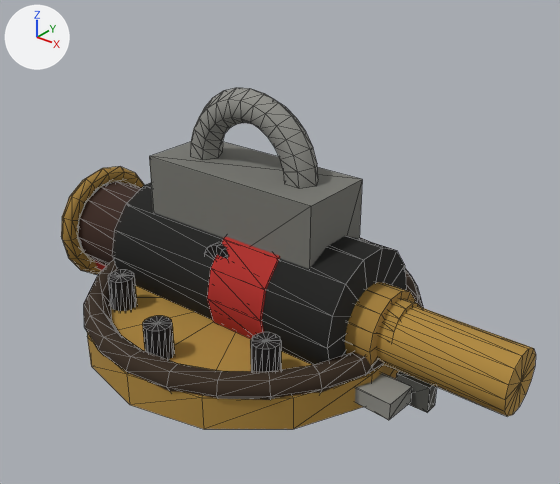
A saved change to the glTF model assets/models/items.glb.
One viewpoint serves both versions: a camera (50 mm lens) standing at (0.689, -0.797, 0.661) and looking at (0.013, 0.048, 0.137). The axes (+X, +Y, +Z) are drawn at upper left. The lights are the same throughout. The older version comes first. Mesh edges are drawn as thin lines.

Before the edit, the objects in view are built like this:
```python
me_mesh_0 = bpy.data.meshes.new('Mesh_0')
me_mesh_0.from_pydata(...)  # 224 vertices, 428 faces; spans x -0.353..0.43, y -0.1..0.1, z -0.01..0.19
me_mesh_0.materials.append(mat_material_0)
me_mesh_1 = bpy.data.meshes.new('Mesh_1')
me_mesh_1.from_pydata(...)  # 84 vertices, 148 faces; spans x -0.34..0.325, y -0.083..0.083, z -0.009..0.089
me_mesh_1.materials.append(mat_material_0)
me_mesh_2 = bpy.data.meshes.new('Mesh_2')
me_mesh_2.from_pydata(...)  # 105 vertices, 192 faces; spans x -0.21..0.27, y -0.103..0.103, z 0.0..0.215
me_mesh_2.materials.append(mat_material_0)
me_mesh_4 = bpy.data.meshes.new('Mesh_4')
me_mesh_4.from_pydata(...)  # 459 vertices, 848 faces; spans x -0.26..0.26, y -0.26..0.26, z 0.005..0.125
me_mesh_4.materials.append(mat_material_0)
ob_charge = bpy.data.objects.new('CHARGE', me_mesh_2)
ob_charge.location = (0.0, 0.0, 0.0)
ob_eject = bpy.data.objects.new('EJECT', me_mesh_1)
ob_eject.location = (0.0, 0.0, 0.0)
ob_scan = bpy.data.objects.new('SCAN', me_mesh_0)
ob_scan.location = (0.0, 0.0, 0.0)
ob_spin = bpy.data.objects.new('SPIN', me_mesh_4)
ob_spin.location = (0.0, 0.0, 0.0)
# also in view: 'WARD' at (0.0, -0.01, 0.197)
```
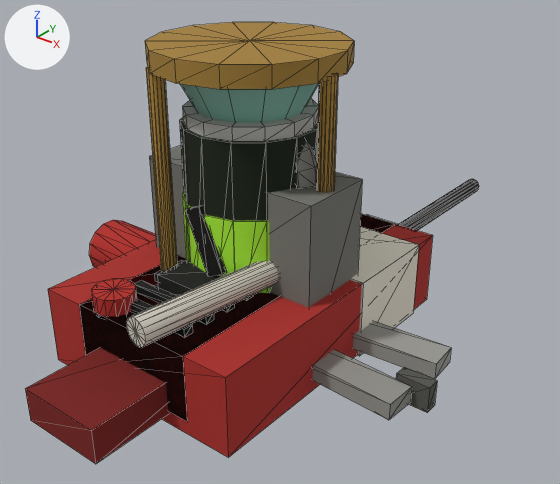
The change in detail:
Mesh me_mesh_4_1 is new.
It has 111 vertices, 192 faces and spans x -0.099..0.099, y -0.105..0.102, z 0.0..0.367.
It uses material mat_material_0.
Mesh me_mesh_3_1 is new.
It has 203 vertices, 360 faces and spans x -0.136..0.142, y -0.14..0.14, z 0.0..0.45.
It uses material mat_material_0.
Mesh me_mesh_2_1 is new.
It has 128 vertices, 200 faces and spans x -0.065..0.065, y -0.37..0.38, z 0.015..0.1.
It uses material mat_material_0.
Mesh me_mesh_1_1 is new.
It has 124 vertices, 208 faces and spans x -0.1..0.13, y -0.25..0.61, z 0.02..0.145.
It uses material mat_material_0.
Mesh me_mesh_0_1 is new.
It has 84 vertices, 148 faces and spans x -0.172..0.172, y -0.281..0.25, z -0.002..0.171.
It uses material mat_material_0.
Object 'SCAN' (ob_scan) is deleted.
Object 'CHARGE' (ob_charge) is deleted.
Object 'SPIN' (ob_spin) is deleted.
Object 'ENERGY' (ob_energy) is new; it shows me_mesh_4_1.
Its location is (0.0, 0.0, 0.0).
Object 'REVERSE' (ob_reverse) is new; it shows me_mesh_3_1.
Its location is (0.0, 0.0, 0.0).
Object 'KNIFE' (ob_knife) is new; it shows me_mesh_2_1.
Its location is (0.0, 0.0, 0.0).
Object 'RADIO' (ob_radio) is new; it shows me_mesh_1_1.
Its location is (0.0, 0.0, 0.0).
Object 'SMOKE' (ob_smoke) is new; it shows me_mesh_0_1.
Its location is (0.0, 0.0, 0.0).

Changed parts and their boxes [x1, y1, x2, y2] in the pictures (560 x 484 px):
'SMOKE', added
    after: [48, 214, 433, 458]
'SPIN', deleted (brown)
    before: [84, 238, 423, 429]
'CHARGE', deleted
    before: [113, 183, 420, 365]
'REVERSE', added (brown)
    after: [145, 22, 354, 272]
'SCAN', deleted (brown)
    before: [61, 166, 536, 416]
'ENERGY', added
    after: [179, 98, 318, 293]
'KNIFE', added
    after: [25, 215, 398, 464]
'RADIO', added
    after: [79, 179, 479, 422]
'EJECT', unchanged, uncovered by the edit
    before: [95, 261, 437, 420]
    after: [89, 220, 451, 420]
